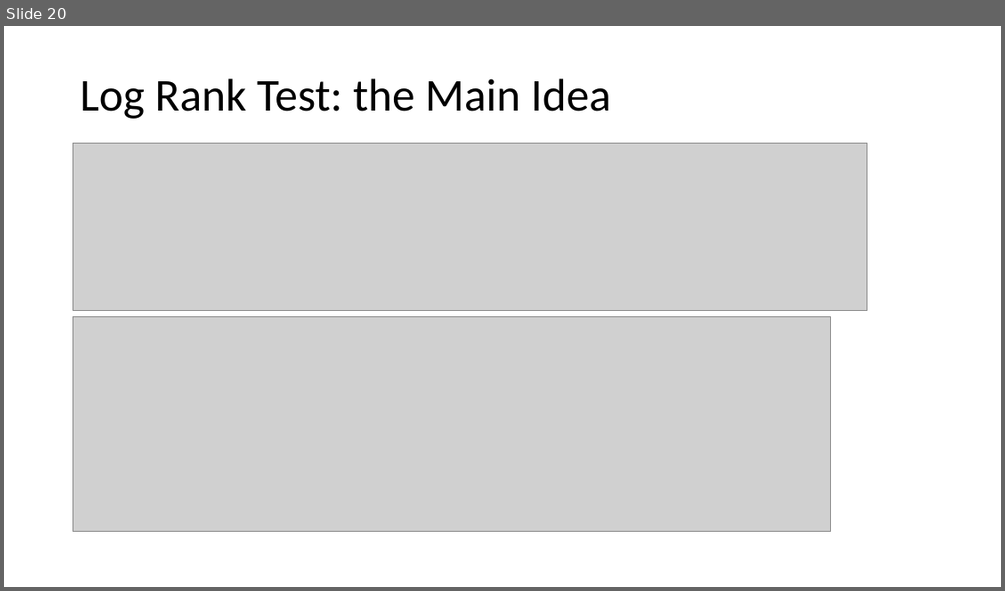
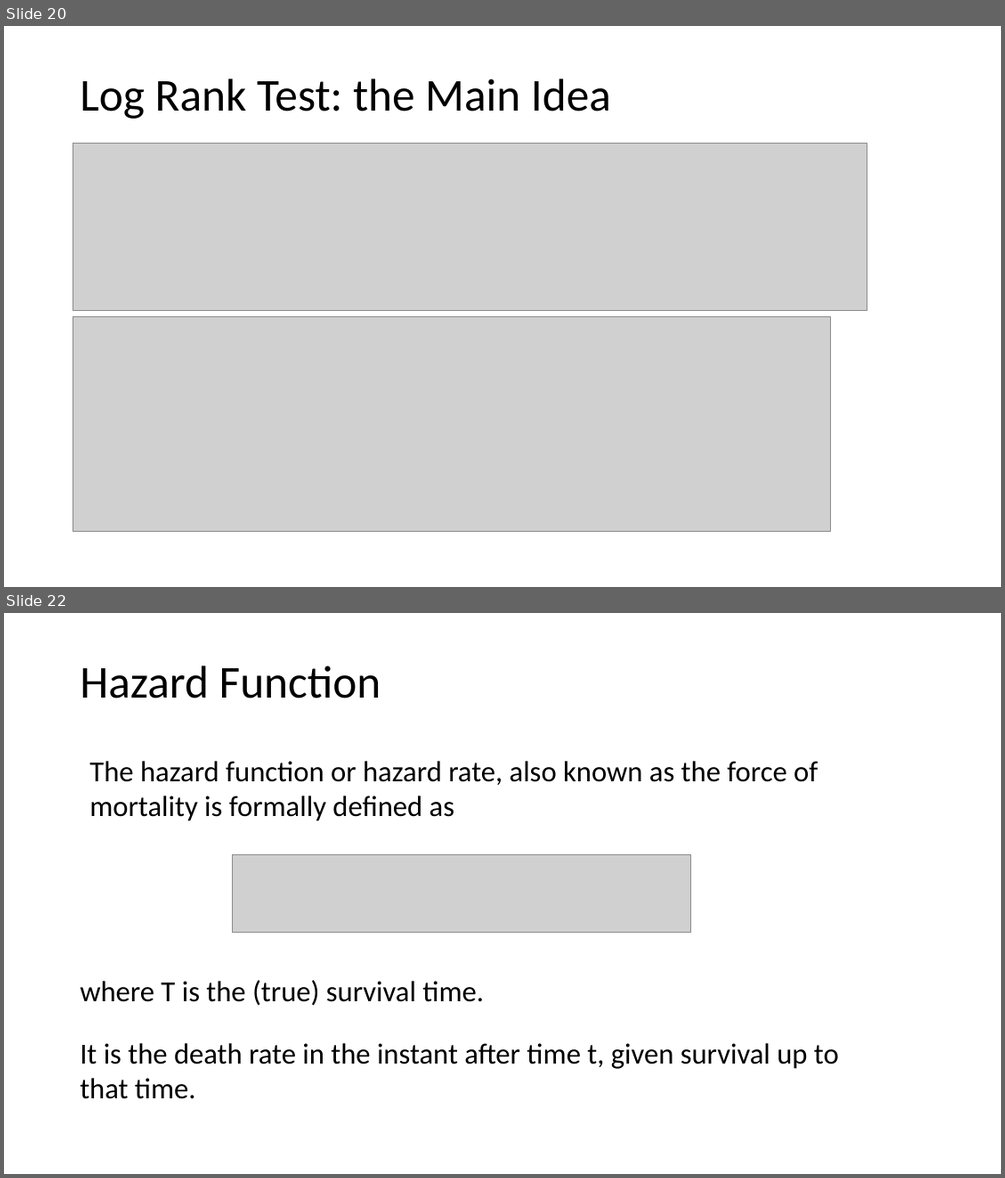
Before and after one commit to tianzheng4/tianzheng4.github.io, a slide deck: _umkc-teaching/slides/Lecture14.pptx. Shown one above the other, each under a label of ours: slide 20 before the commit, slides 20 and 22 after it; the slides between them are not shown. The pictures are 1005x591 and 1005x1178 pixels, drawn with LibreOffice and Linux fonts; fonts in the diff are those of the drawing; grey boxes stand for pictures. Boxes give left, top, right and bottom in pixels: in the first picture for what was removed or moved away, otherwise in the second. Text is boxed around its words. In the diff, an @@ line names an element or a change of style, - is before the commit and + after.

```diff
--- a/_umkc-teaching/slides/Lecture14.pptx
+++ b/_umkc-teaching/slides/Lecture14.pptx
@@ slide 22 added at (x1=4, y1=613, x2=1001, y2=1174), background #FFFFFF @@
@@ title added at (x1=80, y1=666, x2=381, y2=698), 44 pt, text #000000 @@
+Hazard Function
@@ text added at (x1=89, y1=761, x2=817, y2=821), 28 pt, text #000000 @@
+The hazard function or hazard rate, also known as the force of
+mortality is formally defined as
@@ picture added at (x1=232, y1=854, x2=691, y2=933) @@
@@ text added at (x1=80, y1=980, x2=484, y2=1005), 28 pt, text #000000 @@
+where T is the (true) survival time.
@@ text added at (x1=80, y1=1043, x2=839, y2=1099), 28 pt, text #000000 @@
+It is the death rate in the instant after time t, given survival up to that time.
```
Also in this commit, not shown: 6 other slides added, 3 other files.
